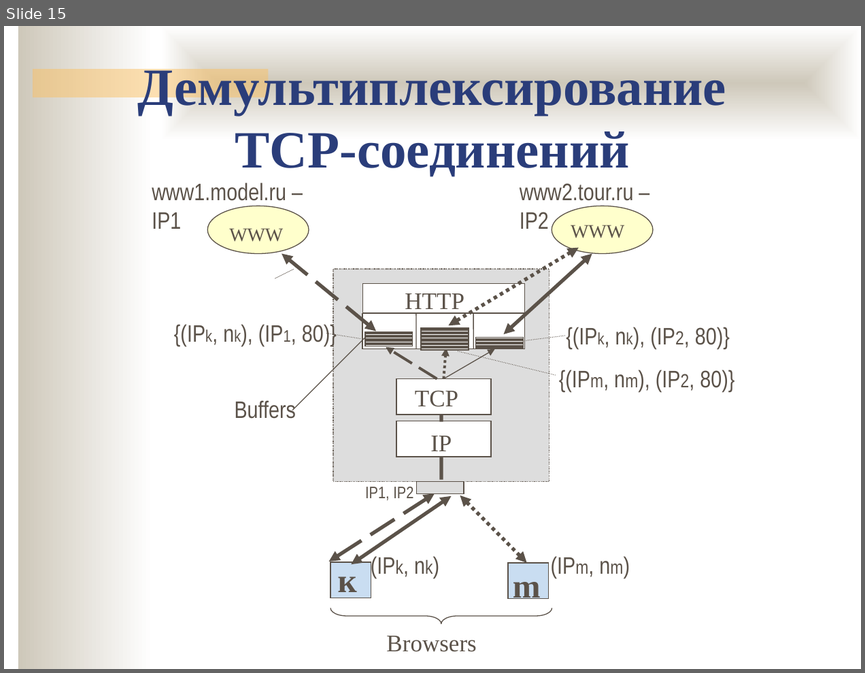
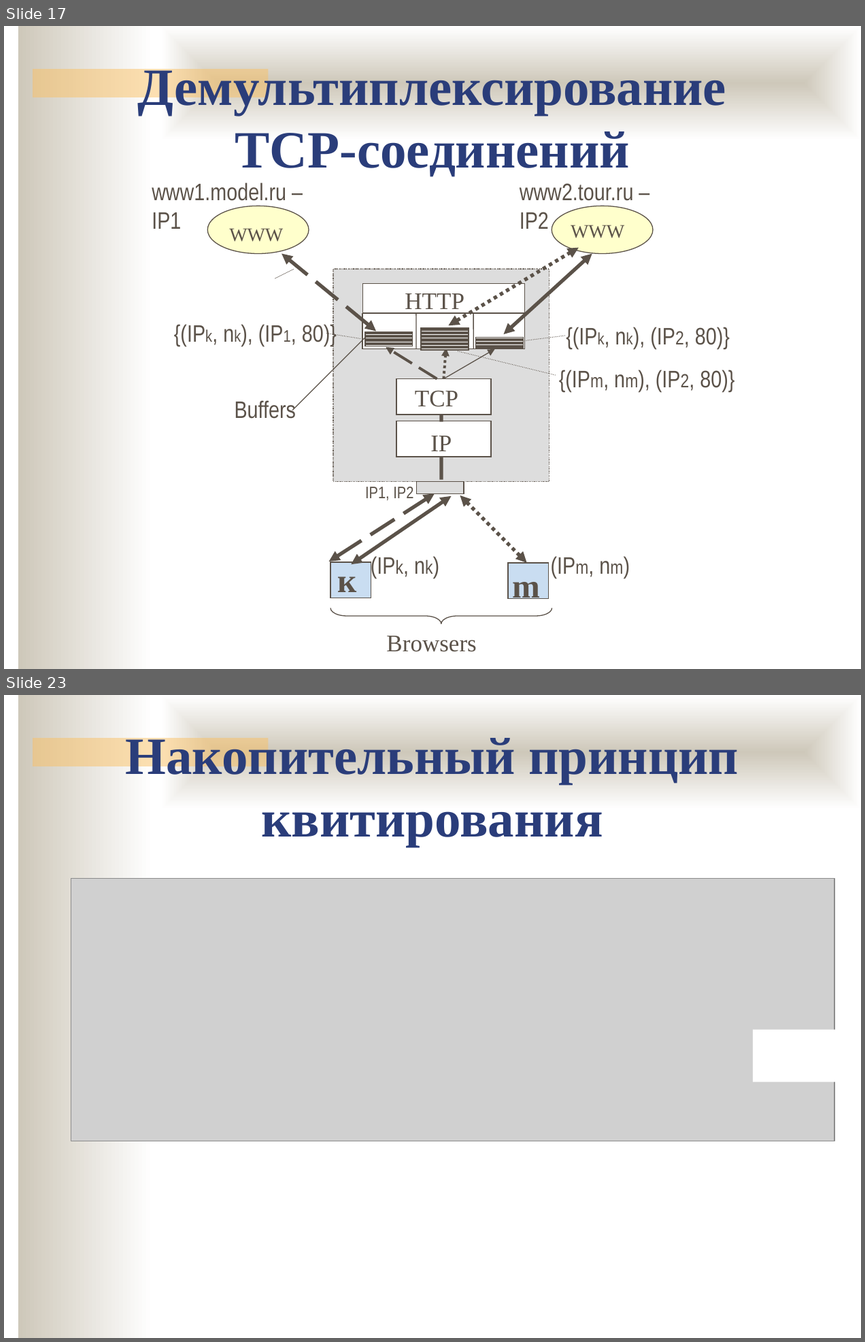
Before and after one commit to ukoloff/nets, a slide deck: lecture/11.pptx. Shown one above the other, each under a label of ours: slide 15 before the commit, slides 17 and 23 after it; the slides between them are not shown. The pictures are 865x673 and 865x1342 pixels, drawn with LibreOffice and Linux fonts; fonts in the diff are those of the drawing; grey boxes stand for pictures; background and template pictures are left out. Boxes give left, top, right and bottom in pixels: in the first picture for what was removed or moved away, otherwise in the second. Text is boxed around its words. In the diff, an @@ line names an element or a change of style, - is before the commit and + after.

```diff
--- a/lecture/11.pptx
+++ b/lecture/11.pptx
@@ slide 23 added at bbox=[4, 695, 861, 1338], background #FFFFFF; not listed: 3 template elements that a slide beside it also shows @@
@@ text added at bbox=[126, 733, 738, 847], 44 pt, text #2A3D7A, bold @@
+Накопительный принцип квитирования
@@ picture added at bbox=[71, 879, 834, 1141] @@
@@ rectangle added at bbox=[753, 1029, 841, 1081], fill #FFFFFF @@
@@ what was slide 15 is now slide 17 @@
```
Also in this commit, not shown: 3 slides changed, 11 other slides added.
